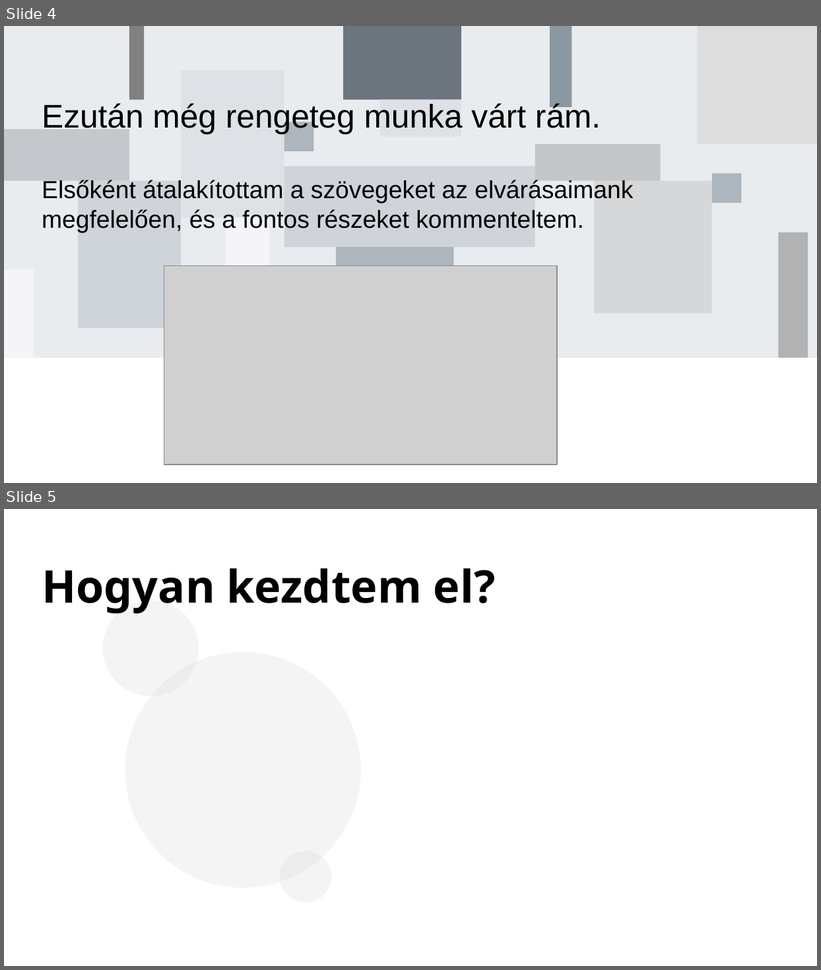
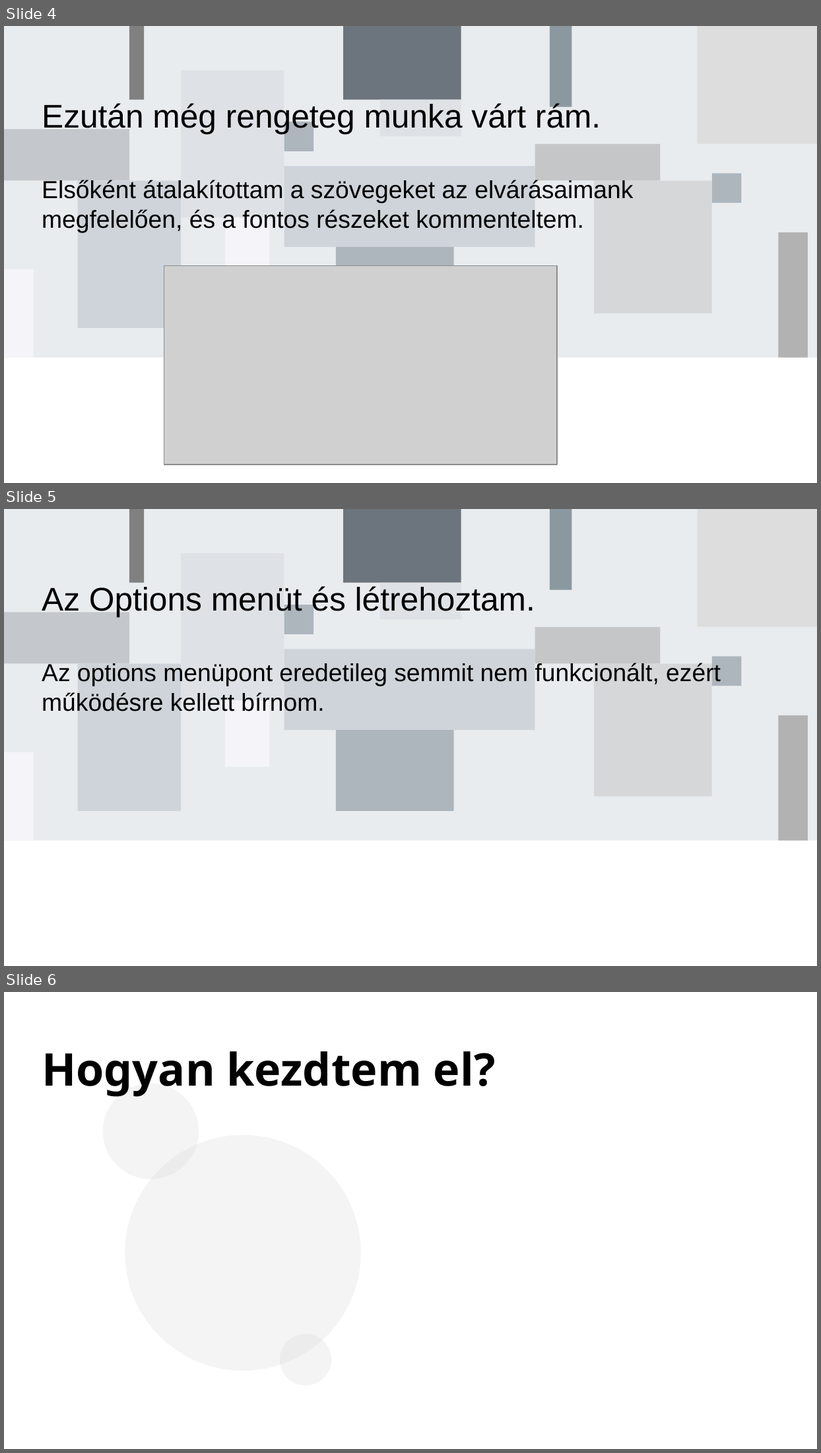
Before and after one commit to badam-dev/lvl_devil, a slide deck: lvl-devil.pptx. Shown one above the other, each under a label of ours: slides 4 and 5 before the commit, slides 4, 5 and 6 after it. The pictures are 821x970 and 821x1453 pixels, drawn with LibreOffice and Linux fonts; fonts in the diff are those of the drawing; grey boxes stand for pictures; background and template pictures are left out. Boxes give left, top, right and bottom in pixels: in the first picture for what was removed or moved away, otherwise in the second. Text is boxed around its words. In the diff, an @@ line names an element or a change of style, - is before the commit and + after.

Commit message:
Added Option menu and settings in a JSON file.

```diff
--- a/lvl-devil.pptx
+++ b/lvl-devil.pptx
@@ slide 5 added at (4, 509, 817, 966), background #FFFFFF; not listed: 18 template elements that a slide beside it also shows @@
@@ subtitle added at (42, 586, 721, 712), 24 pt, text #000000 @@
+Az Options menüt és létrehoztam.
+Az options menüpont eredetileg semmit nem funkcionált, ezért működésre kellett bírnom.
@@ what was slide 5 is now slide 6 @@
```
Also in this commit, not shown: 2 slides changed, 2 other files.
